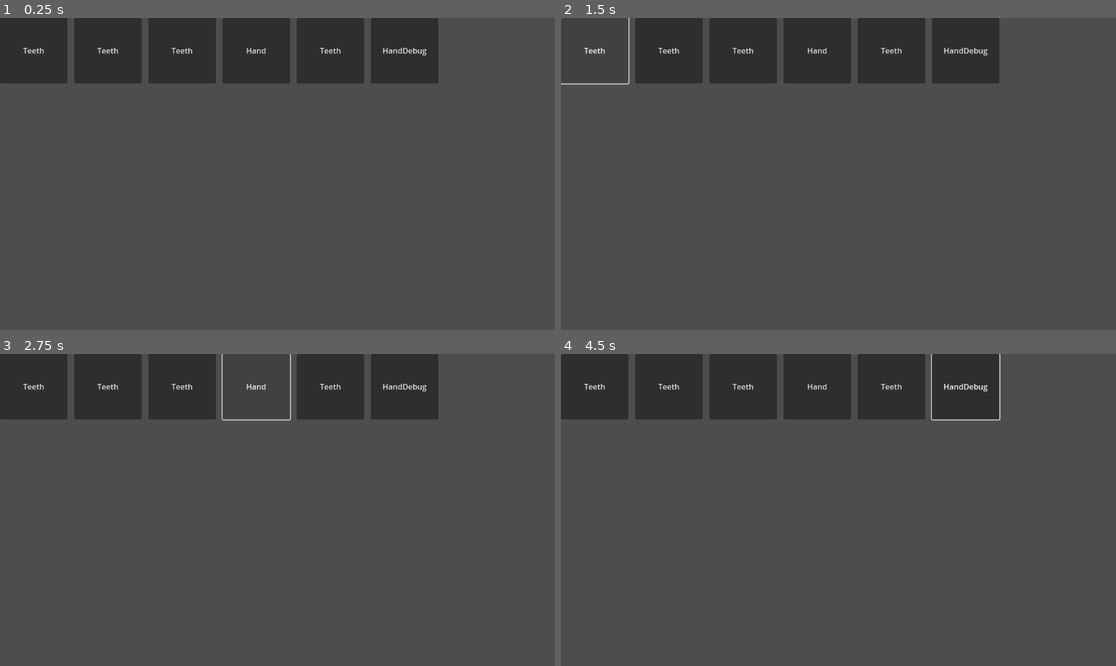
Above: before the commit, frames 1-4 (two rows, left to right).
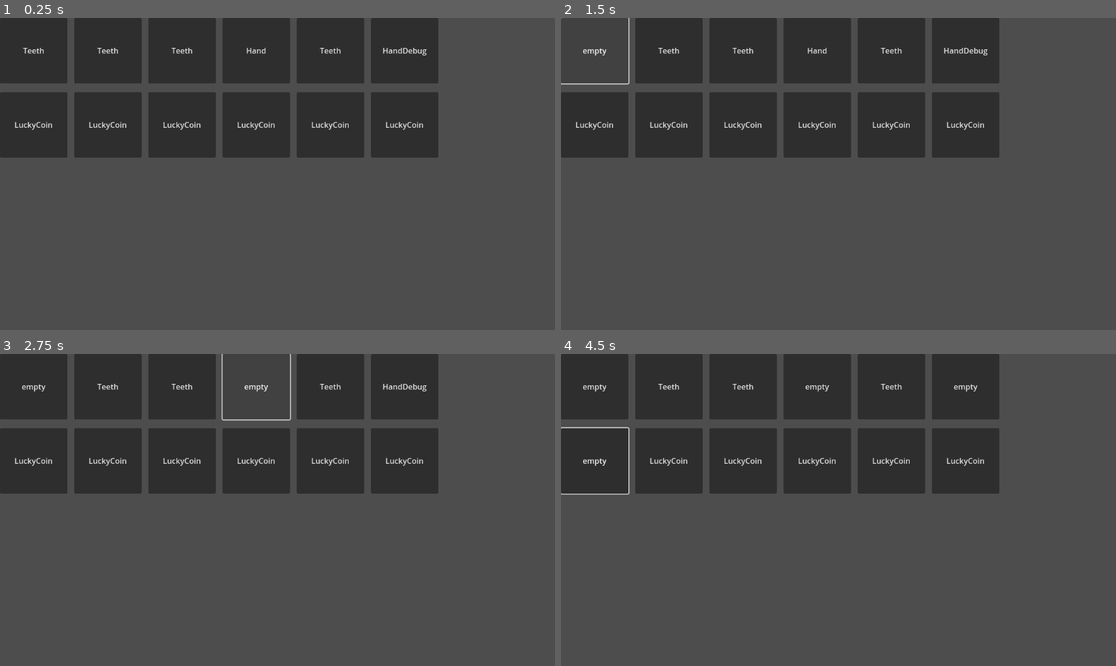
Above: after the commit, the same moments.

Repository: iceknith/Organ-Gambler-Full
Game: Godot game, scene res://src/game_scenes/shop/shop.tscn
Same seed, same stepped clock (60 frames per second), same inputs: the game is played once before the commit and once after it. This scene is started directly instead of the project's main scene.
Inputs (mouse positions are in pixels of both pictures, inside the frame that each line leads up to):
- Up to frame 1 (0.25 s): no input
- Up to frame 2 (1.5 s): click "Teeth" at 0.5 s; click (594, 49) at 1.25 s, where only the run after the commit has a clickable "empty"
- Up to frame 3 (2.75 s): click "Hand" at 2 s
- Up to frame 4 (4.5 s): click "HandDebug" at 2.75 s; click (594, 460) at 3.5 s, where only the run after the commit has a clickable "LuckyCoin"; tap Enter (ui_accept) at 4.25 s; move the mouse to (960, 494) at 4.27 s; hold D from 4.28 s (still down); hold Shift from 4.28 s (still down); click (960, 494) at 4.42 s

The runs differ from the first frame. In frame 1, 15% of the frame differs, in the area x 0-79%, y 23-45%; in frame 2, 15%; in frame 3, 15%; in frame 4, 16%, in the area x 0-80%, y 0-46%.

Commit message:
Working shop

Diff:
--- a/src/game_scenes/shop/shop.gd
+++ b/src/game_scenes/shop/shop.gd
@@ -1,18 +1,18 @@
 class_name Shop extends Control
 
-@export var price_multiplier:float = 1
-@export var flat_price_increase:float = 0
+@export var cost_multiplier:float = 1
+@export var flat_cost_increase:float = 0
 var items_bought:int = 0
+var reroll:int = 0
 
 @export var organs_inventory_size:int = 6
 var organs_inventory:Array[ShopItemOrgan]
 
 @export var coins_inventory_size:int = 6
-var coins_inventory:Array[Coin]
-var coins_inventory_price:Array[float]
+var coins_inventory:Array[ShopItemCoin]
 
 @onready var shop_organ_scene:PackedScene = preload("res://src/game_scenes/shop/shop_items/shopItemOrgan.tscn")
-
+@onready var shop_coin_scene:PackedScene = preload("res://src/game_scenes/shop/shop_items/shopItemCoin.tscn")
 
 func _ready():
 	load_shop()
@@ -23,57 +23,71 @@
 
 	for index in range(organs_inventory_size):
 		shop_instance = shop_organ_scene.instantiate()
-		$OrganContainer.add_child(shop_instance)
+		$ItemContainer/OrganContainer.add_child(shop_instance)
 		shop_instance.show()
 		organs_inventory.append(shop_instance)
 
-	print(organs_inventory)
+	for index in range(coins_inventory_size):
+		shop_instance = shop_coin_scene.instantiate()
+		$ItemContainer/CoinContainer.add_child(shop_instance)
+		shop_instance.show()
+		coins_inventory.append(shop_instance)
 
 
 func restock():
-	restock_organs()
-	restock_coins()
+	restock_all_organs()
+	restock_all_coins()
 
-func restock_organs() -> void:
-
-	var shop_item:ShopItemOrgan
-	var current_organ:Organ
+func restock_all_organs() -> void:
 
 	for index in range(organs_inventory_size):
-		#séléction d'un organe et calcul du prix
-		shop_item = organs_inventory[index]
-		current_organ = OrganLoader.get_random_object()
-		shop_item.load_organ(current_organ,calculate_price_organ(current_organ))
+		restock_organ(index)
 
-		print("slot {0}: {1} {2}$".format([index, organs_inventory[index].item, organs_inventory[index].cost]))
+func restock_organ(index:int) -> void:
+	var shop_item:ShopItemOrgan
+	var random_organ:Organ
+	var cost:float
 
-func restock_coins() -> void:
+	#séléction d'un organe et calcul du prix
+	shop_item = organs_inventory[index]
+	random_organ = OrganLoader.get_random_object()
+	cost = calculate_cost_organ(random_organ)
+	shop_item.set("organ", random_organ)
+	shop_item.set("cost", cost)
 
-	coins_inventory.clear()
-	coins_inventory_price.clear()
-	var current_coin:Coin
+	print("{0} {1} {2}$\n".format([random_organ.name,random_organ.description,cost]))
+
+func restock_all_coins() -> void:
 
 	for index in range(coins_inventory_size):
-		#séléction d'un coin et calcul du prix
-		current_coin = CoinLoader.get_random_object()
-		coins_inventory.append(current_coin)
+		restock_coin(index)
 
-		coins_inventory_price.append(calculate_price_coin(index))
+func restock_coin(index:int) -> void:
+	var shop_item:ShopItemCoin
+	var random_coin:Coin
+	var cost:float
 
-		print("slot {0}: {1} {2}$".format([index, coins_inventory[index], str(coins_inventory_price[index])]))
+	#séléction d'un coin et calcul du prix
+	shop_item = coins_inventory[index]
+	random_coin = CoinLoader.get_random_object()
+	cost = calculate_cost_coin(random_coin)
+	shop_item.set("coin", random_coin)
+	shop_item.set("cost", cost)
 
-func calculate_price_organ(organ:Organ) -> float:
+	print("{0} {1} {2}$\n".format([random_coin.name,random_coin.description,cost]))
+
+func calculate_cost_organ(organ:Organ) -> float:
 	var base:float = organ.base_cost
 	var wave:int = GameData.wave
 	var bought:int = items_bought
-	var price:float = base + (2 + base * bought) * max(0, wave - 3)
-	price = (price + flat_price_increase) * price_multiplier
-	return price
+	var cost:float = base + (2 + base * bought) * max(0, wave - 3)
+	cost = (cost + flat_cost_increase) * cost_multiplier
+	return cost
 
-func calculate_price_coin(index:int) -> float:
-	var base:float = coins_inventory[index].base_cost
+func calculate_cost_coin(coin:Coin) -> float:
+	var base:float = coin.base_cost
 	var wave:int = GameData.wave
 	var bought:int = items_bought
-	var price:float = base + (2 + base * bought) * max(0, wave - 3)
-	price = (price + flat_price_increase) * price_multiplier
-	return price
+	var cost:float = base + (2 + base * bought) * max(0, wave - 3)
+	cost = (cost + flat_cost_increase) * cost_multiplier
+	return cost
--- a/src/game_scenes/shop/shop.tscn
+++ b/src/game_scenes/shop/shop.tscn
@@ -7,12 +7,12 @@
 anchors_preset = 0
 script = ExtResource("1_0npe2")
 
-[node name="OrganContainer" type="HBoxContainer" parent="."]
+[node name="ItemContainer" type="VBoxContainer" parent="."]
 layout_mode = 0
+
+[node name="OrganContainer" type="HBoxContainer" parent="ItemContainer"]
+layout_mode = 2
 alignment = 1
 
-[node name="CoinContainer" type="HBoxContainer" parent="."]
-layout_mode = 0
-offset_left = 4.0
-offset_right = 4.0
-offset_bottom = 208.0
+[node name="CoinContainer" type="HBoxContainer" parent="ItemContainer"]
+layout_mode = 2
--- /dev/null
+++ b/src/game_scenes/shop/shop_items/ShopItemCoin.tscn
@@ -0,0 +1,7 @@
+[gd_scene load_steps=3 format=3 uid="uid://ceqj10ta6pima"]
+
+[ext_resource type="PackedScene" uid="uid://c8fa3kgbigp78" path="res://src/game_scenes/shop/shop_items/shopItem.tscn" id="1_n6tdv"]
+[ext_resource type="Script" uid="uid://c566qd8aij75i" path="res://src/game_scenes/shop/shop_items/shop_item_coin.gd" id="2_uvnj3"]
+
+[node name="ShopItem" instance=ExtResource("1_n6tdv")]
+script = ExtResource("2_uvnj3")
--- a/src/game_scenes/shop/shop_items/shop_item.gd
+++ b/src/game_scenes/shop/shop_items/shop_item.gd
@@ -1,17 +1,39 @@
 @abstract class_name ShopItem extends Control
 
+#texte du boutton
+var text:String = "Default"
+#lignes de tooltip
+var tooltip1:String = ""
+var tooltip2:String = ""
+var tooltip3:String = ""
 
-@export var cost:float
+@export var cost:float = 0:
+	set(new_cost):
+		cost = new_cost
+		cost_change.emit(cost)
+	get():
+		return cost
+
+signal cost_change
+
+func _ready():
+	$Button.pressed.connect(try_to_buy)
+	cost_change.connect(load_cost)
 
 
-func _ready():
+func load_cost(new_cost:float) -> void:
+	tooltip3 = str(new_cost) + "$"
+	$Button.tooltip_text = "{0}\n{1}\n{2}".format([tooltip1, tooltip2, tooltip3])
 
-	visible = true
+func try_to_buy() -> void:
+	if Player.money >= cost:
+		Player.set("money", Player.get("money") - cost)
+		bought()
+
+func bought():
+	cost = 0
+	lock()
+
+#bloque le slot du shop
+func lock():
 	pass
-
-
-func load_price(price:float) -> void:
-	cost = price
-
-func buy() -> void:
-	pass
--- /dev/null
+++ b/src/game_scenes/shop/shop_items/shop_item_coin.gd
@@ -0,0 +1,40 @@
+class_name ShopItemCoin extends ShopItem
+
+signal coin_change
+
+@export var coin:Coin = null:
+	set(new_coin):
+		coin = new_coin
+		coin_change.emit(coin)
+	get():
+		return coin
+
+func _ready():
+	super._ready()
+
+	coin_change.connect(load_coin)
+
+func load_coin(new_coin:Coin) -> void:
+
+	if new_coin != null:
+		#$Button.icon = coin.picture
+		$Button.text = new_coin.name
+		tooltip1 = new_coin.name
+		tooltip2 = new_coin.description
+	else:
+		tooltip1 = ""
+		tooltip2 = ""
+		$Button.text = "empty"
+	$Button.tooltip_text = "{0}\n{1}\n{2}".format([tooltip1, tooltip2, tooltip3])
+
+
+func try_to_buy() -> void:
+	#super.try_to_buy seulement si l'inventaire de coin n'est pas plein
+	super.try_to_buy()
+	pass
+
+func bought():
+	super.bought()
+	#ajout du coin à l'inventaire
+	set("coin",null)
+	pass
--- a/src/game_scenes/shop/shop_items/shop_item_organ.gd
+++ b/src/game_scenes/shop/shop_items/shop_item_organ.gd
@@ -1,10 +1,34 @@
 class_name ShopItemOrgan extends ShopItem
 
-@export var item:Organ
+signal organ_change
 
-func load_organ(organ:Organ, price:float) -> void:
-	item = organ
-	cost = price
-	#$Button.icon = Organ.picture
-	$Button.text = item.name
-	$Button.tooltip_text = "{0}\n{1}\n{2}".format([item.name, item.description, price])
+@export var organ:Organ = null:
+	set(new_organ):
+		organ = new_organ
+		organ_change.emit(organ)
+	get():
+		return organ
+
+func _ready():
+	super._ready()
+
+	organ_change.connect(load_organ)
+
+func load_organ(new_organ:Organ) -> void:
+
+	if new_organ != null:
+		#$Button.icon = Organ.picture
+		$Button.text = new_organ.name
+		tooltip1 = new_organ.name
+		tooltip2 = new_organ.description
+	else:
+		tooltip1 = ""
+		tooltip2 = ""
+		$Button.text = "empty"
+	$Button.tooltip_text = "{0}\n{1}\n{2}".format([tooltip1, tooltip2, tooltip3])
+
+func bought():
+	super.bought()
+	#ajout de l'organe à l'inventaire
+	set("organ",null)
+	pass
--- a/src/player/player.tscn
+++ b/src/player/player.tscn
@@ -4,5 +4,6 @@
 
 [node name="Player" type="Node"]
 script = ExtResource("1_4anbu")
+money = 100.0
 defaultOrgans = Array[String](["Hand", "Hand"])
 defaultCoins = Array[String](["SimpleCoin"])
Not shown, added: src/game_scenes/shop/shop_items/shop_item_coin.gd.uid
